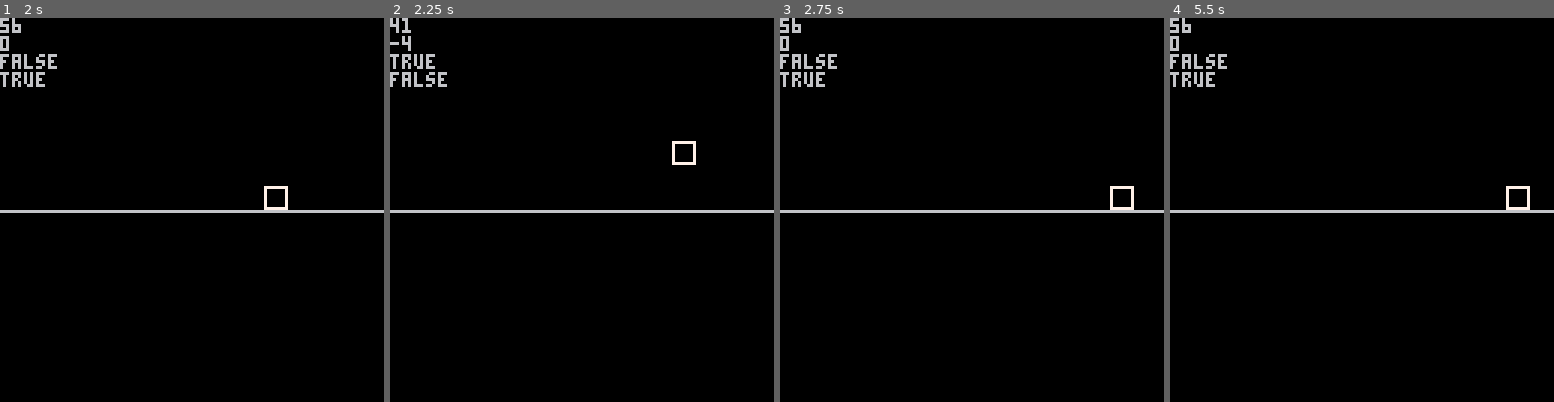
Above: before the commit, frames 1-4 (left to right).
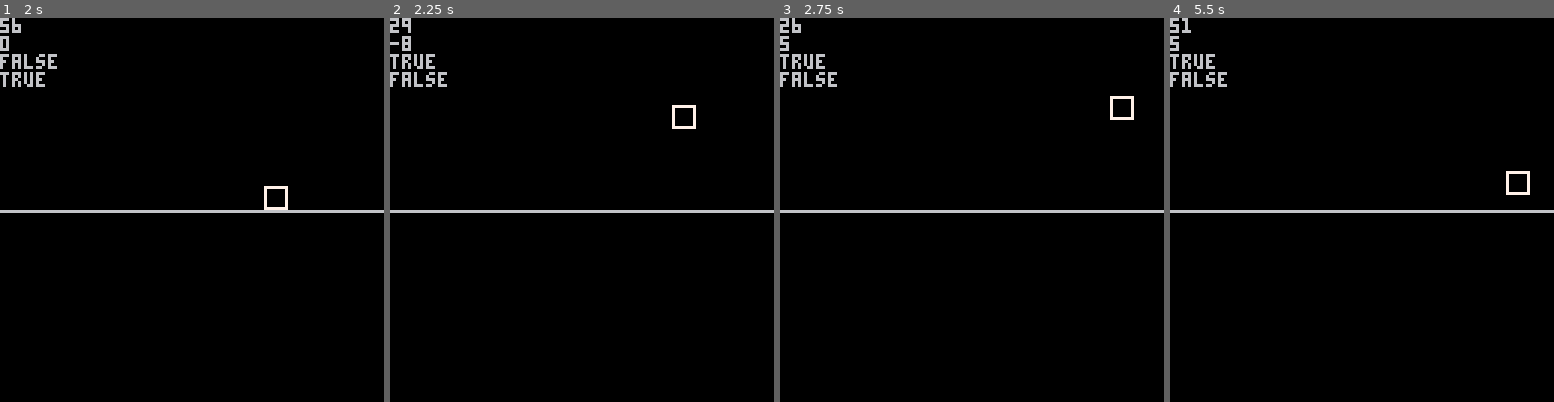
Above: after the commit, the same moments.

Repository: mRamiroGonzalez/pico8-platformer-engine-dd
Game: PICO-8 cartridge features/jumps.p8
The game is run twice, just before and just after one commit, with the same random seed, the same clock (stepped at 60 frames per second) and the same inputs.
Inputs:
- Up to frame 1 (2 s): hold Right from 1.6 s (still down)
- Up to frame 2 (2.25 s): release Right at 2.1 s; hold Up from 2.15 s (still down)
- Up to frame 3 (2.75 s): release Up at 2.42 s; hold Right from 2.47 s (still down)
- Up to frame 4 (5.5 s): release Right at 3.03 s; hold Left 3.08-3.58 s; hold Right 4.02-4.68 s; hold Up 4.73-5.03 s; hold Left from 5.08 s (still down)

Frame 1 is identical in both runs. In frame 2, 0.5% of the frame differs, in the area x 0-80%, y 0-39%; in frame 3, 0.7%, in the area x 0-93%, y 0-50%; in frame 4, 0.7%.

Commit message:
rename constants

Diff:
--- a/features/jumps.p8
+++ b/features/jumps.p8
@@ -10,9 +10,9 @@
  }
 
  floor_y = 64
- jump_acceleration = 6
- fall_max_speed = 3
- fall_acceleration = 1
+ jump_acceleration = 10
+ fall_max_speed = 5
+ gravity = 1
  x_speed = 2
 end
 
@@ -49,7 +49,7 @@
   p.dy = 0
   p.y = flr(flr(p.y)/8)*8
  else
-  p.dy += fall_acceleration
+  p.dy += gravity
  end
  if (p.dy > fall_max_speed) then p.dy = fall_max_speed end
 end
Not shown, changed: README.md
